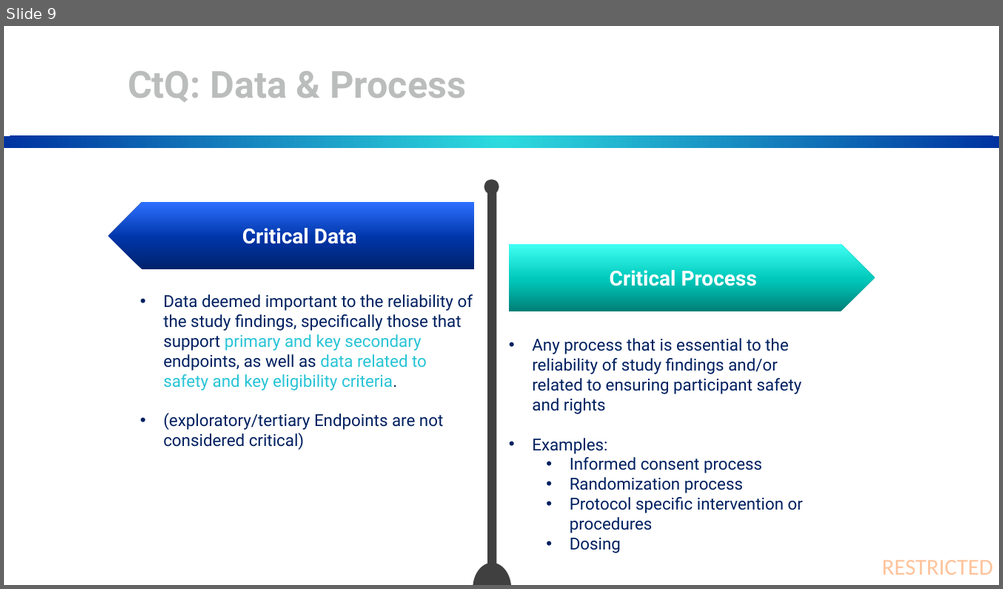
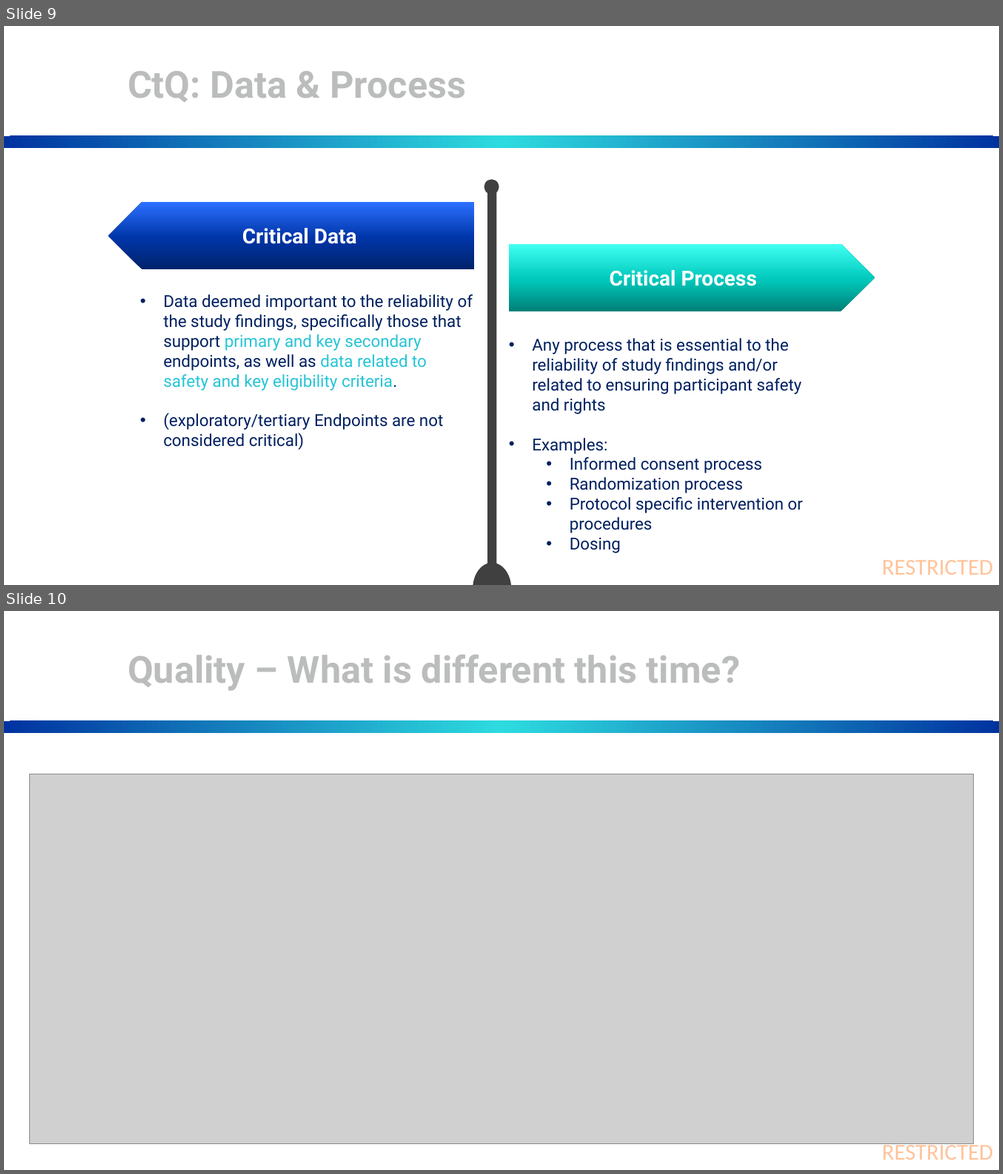
Before and after one commit to OpenRBQM/openRBQM-workshop-EU25, a slide deck: OpenRBQMWorkshop.pptx. Shown one above the other, each under a label of ours: slide 9 before the commit, slides 9 and 10 after it. The pictures are 1003x589 and 1003x1174 pixels, drawn with LibreOffice and Linux fonts; fonts in the diff are those of the drawing; grey boxes stand for pictures; background and template pictures are left out. Boxes give left, top, right and bottom in pixels: in the first picture for what was removed or moved away, otherwise in the second. Text is boxed around its words. In the diff, an @@ line names an element or a change of style, - is before the commit and + after.

```diff
--- a/OpenRBQMWorkshop.pptx
+++ b/OpenRBQMWorkshop.pptx
@@ slide 10 added at (4, 611, 999, 1170), background #FFFFFF; not listed: 2 template elements that a slide beside it also shows @@
@@ title added at (128, 655, 740, 691), 36 pt, text #BBBCBC, bold @@
+Quality – What is different this time?
@@ picture added at (29, 774, 973, 1145) @@
```
Also in this commit, not shown: 1 slide changed, 19 slides removed.
